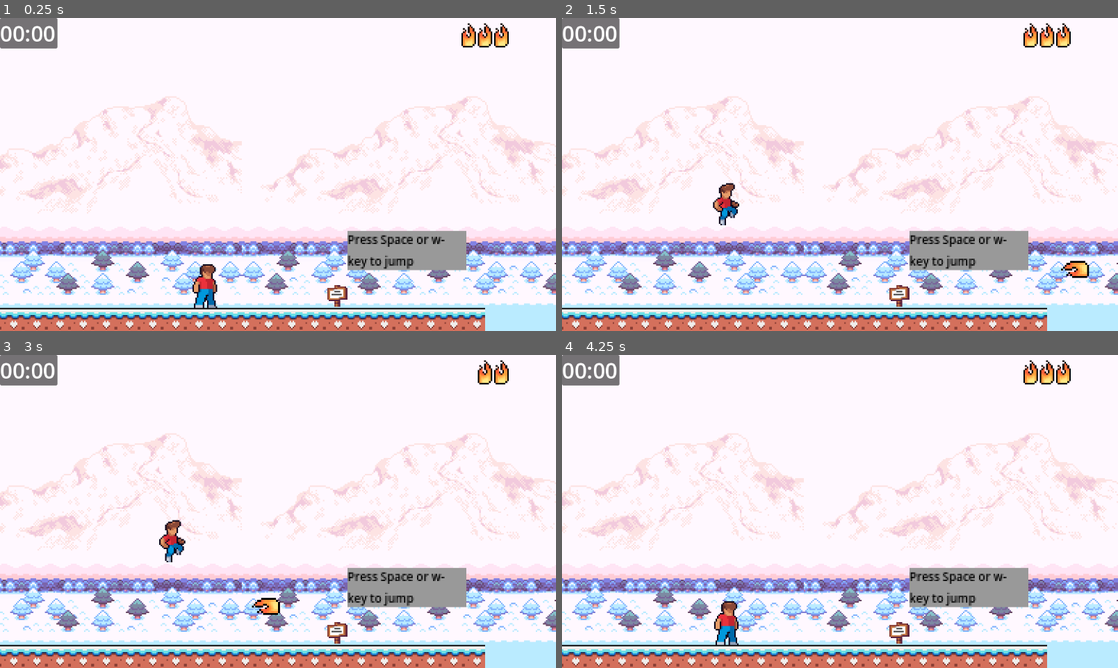
Above: before the commit, frames 1-4 (two rows, left to right).
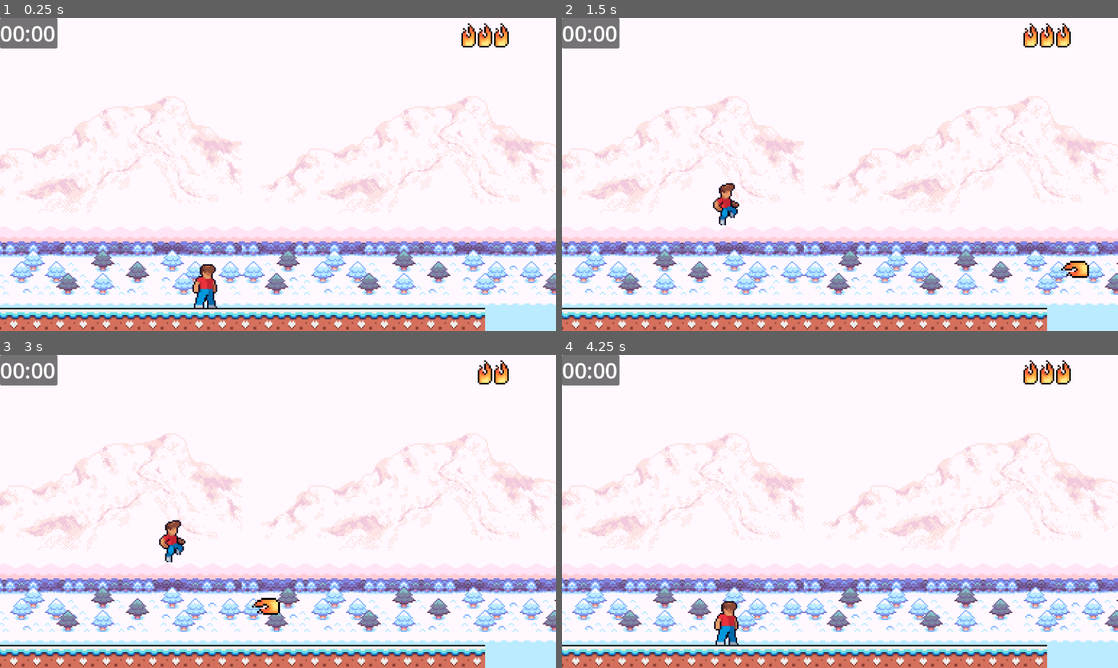
Above: after the commit, the same moments.

Repository: levi-wj/CSE310-group
Game: Godot game, scene res://Winter/Winter_1.tscn
The game is run twice, just before and just after one commit, with the same random seed, the same clock (stepped at 60 frames per second) and the same inputs. This scene is started directly instead of the project's main scene.
Inputs:
- Up to frame 1 (0.25 s): no input
- Up to frame 2 (1.5 s): tap Space at 0.5, 1.25 s; hold Right (bullet_right) from 0.53 s (still down); tap Enter (ui_accept) at 0.77 s
- Up to frame 3 (3 s): tap Enter (ui_accept) at 1.52 s; tap Space at 2, 2.75 s; release Right (bullet_right) at 2.03 s; hold Left (bullet_left) 2.03-2.78 s; hold Right (bullet_right) from 2.78 s (still down)
- Up to frame 4 (4.25 s): keep holding Right (bullet_right); tap Enter (ui_accept) at 3.02, 3.77 s; tap Space at 3.5 s

The runs differ from the first frame. In frame 1, 2.9% of the frame differs, in the area x 58-84%, y 68-93%; in frame 2, 2.9%; in frame 3, 2.9%; in frame 4, 2.9%.

Commit message:
Make sign z-index behind player

Diff:
--- a/sign.tscn
+++ b/sign.tscn
@@ -16,7 +16,8 @@
 
 [sub_resource type="StyleBoxFlat" id="StyleBoxFlat_wh4x1"]
 
-[node name="Node2D" type="Area2D"]
+[node name="Sign" type="Area2D"]
+z_index = -2
 script = SubResource("GDScript_84vb2")
 
 [node name="Sprite2D" type="Sprite2D" parent="."]
Not shown: 1 places in sign.tscn that only renumber resources
